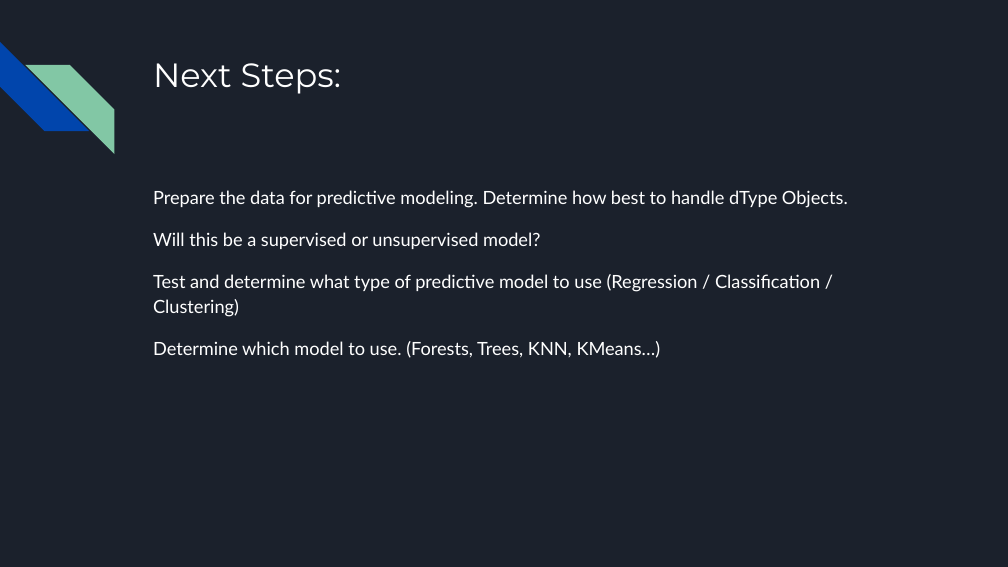
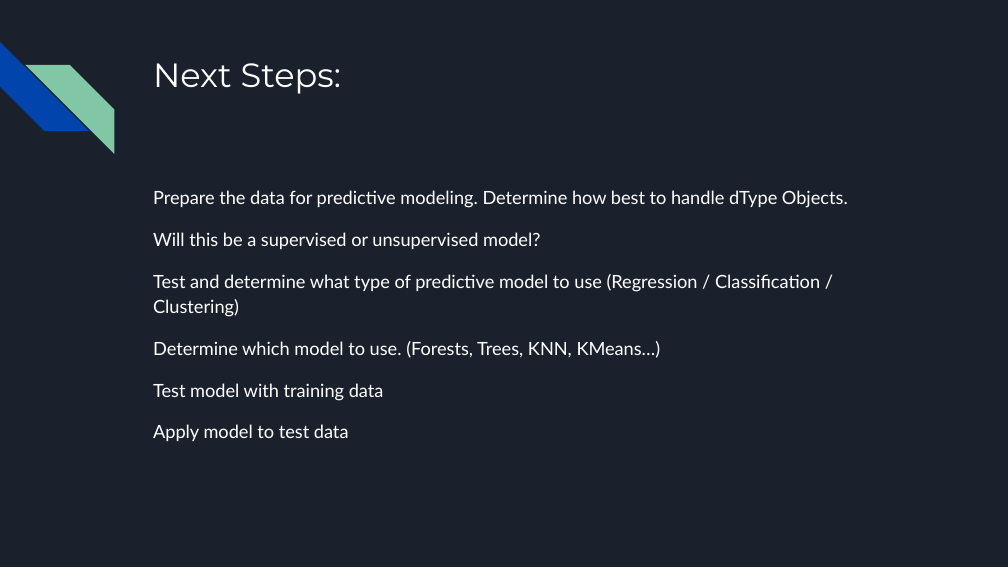
Before and after one commit to L-Dibble/Project_2_Loan_Prediction, a slide deck: slide 11 of Project_2_Loan_Determination.pptx (slide 10 before the commit). Drawn at 1008x567 pixels with LibreOffice and Linux fonts; fonts in the diff are those of the drawing. Boxes give left, top, right and bottom in pixels: in the first picture for what was removed or moved away, otherwise in the second. Text is boxed around its words. In the diff, an @@ line names an element or a change of style, - is before the commit and + after.

```diff
--- a/Project_2_Loan_Determination.pptx
+++ b/Project_2_Loan_Determination.pptx
@@ text at (153, 383, 384, 441): paragraphs added @@
+Test model with training data
+Apply model to test data
```
Also in this commit, not shown: 2 other slides changed, 1 slide added.
